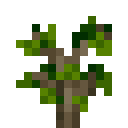
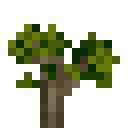
The second (128, 128) image is a revision of the first. Changes to its layers:
painted on "oak_sapling.png" over [8,16,120,112]
painted on "Layer" over [16,24,112,128]
